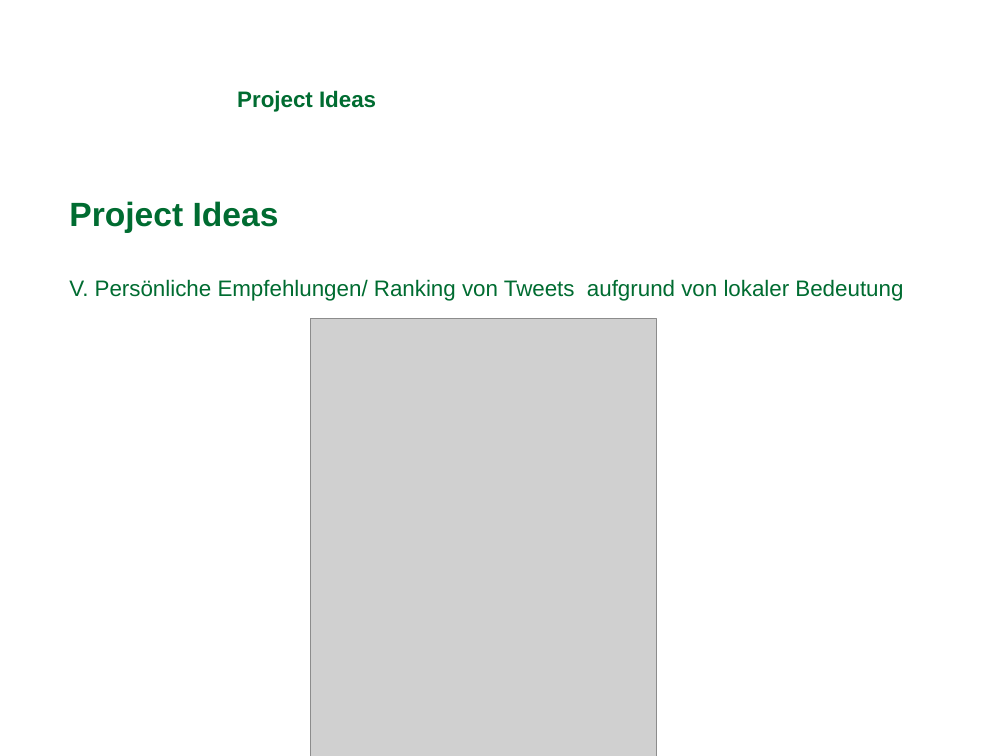
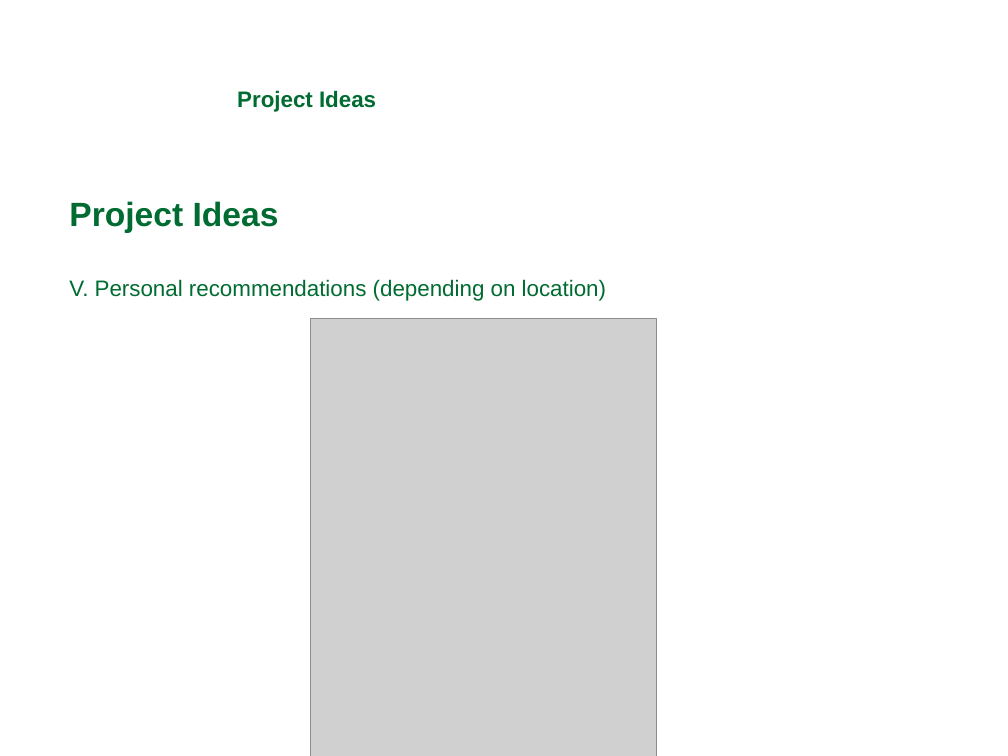
Before and after one commit to michaelprummer/datascience, a slide deck: slide 21 of GeoScope/DataScience1.ppt (slide 22 before the commit). Drawn at 1008x756 pixels with LibreOffice and Linux fonts; fonts in the diff are those of the drawing; grey boxes stand for pictures; background and template pictures are left out. Boxes give left, top, right and bottom in pixels: in the first picture for what was removed or moved away, otherwise in the second. Text is boxed around its words. In the diff, an @@ line names an element or a change of style, - is before the commit and + after.

```diff
--- a/GeoScope/DataScience1.ppt
+++ b/GeoScope/DataScience1.ppt
@@ text at box(69, 279, 606, 301): text changed @@
-V. Persönliche Empfehlungen/ Ranking von Tweets aufgrund von lokaler Bedeutung
+V. Personal recommendations (depending on location)
```
Also in this commit, not shown: 5 other slides changed, 1 slide added, 1 slide removed.
